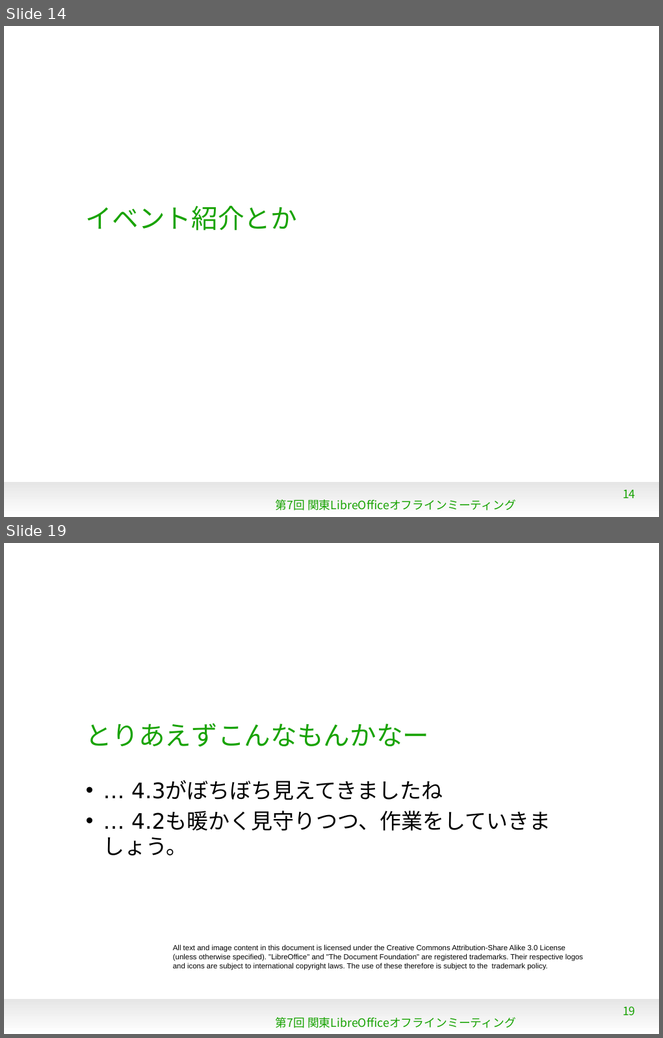
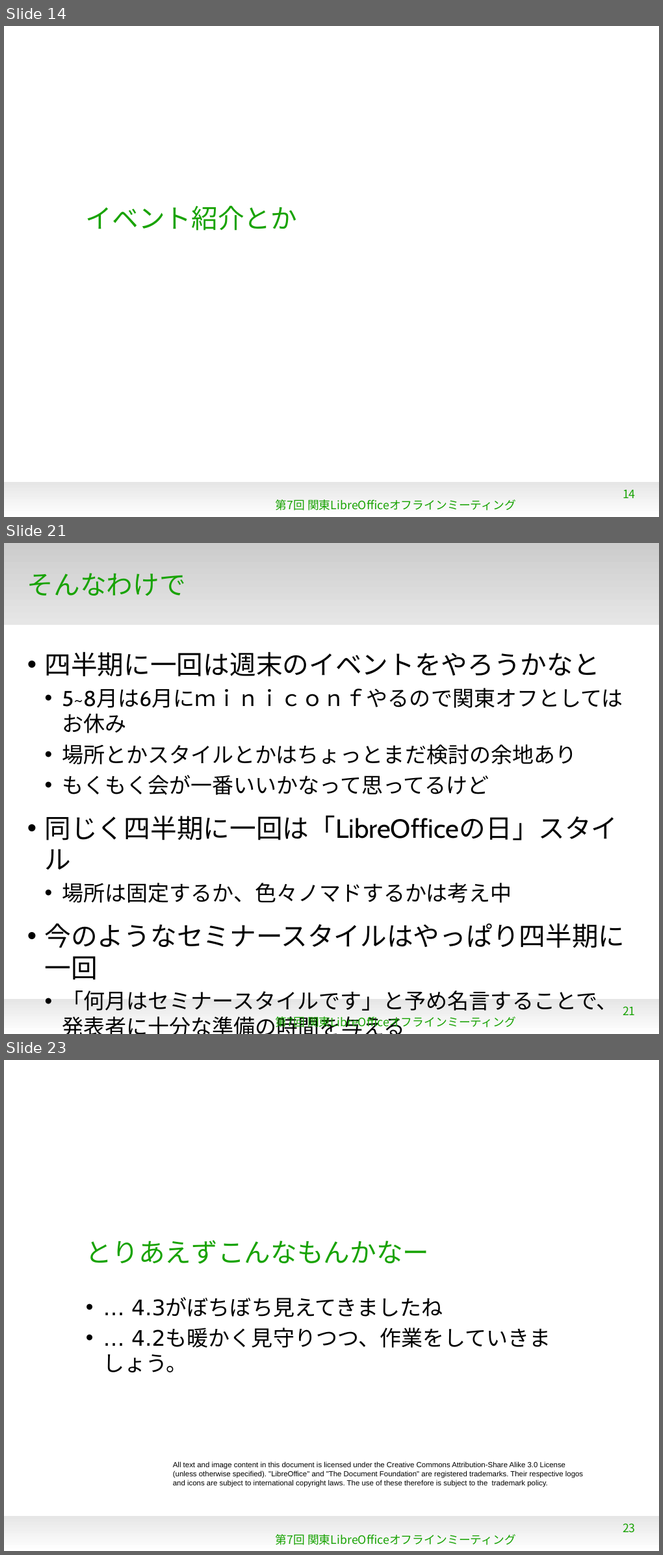
Before and after one commit to naruoga/KantoLibreOffice, a slide deck: May2014/201405news.odp. Shown one above the other, each under a label of ours: slides 14 and 19 before the commit, slides 14, 21 and 23 after it; the slides between them are not shown. The pictures are 663x1038 and 663x1555 pixels, drawn with LibreOffice and Linux fonts; fonts in the diff are those of the drawing; background and template pictures are left out. Boxes give left, top, right and bottom in pixels: in the first picture for what was removed or moved away, otherwise in the second. Text is boxed around its words. In the diff, an @@ line names an element or a change of style, - is before the commit and + after.

Commit message:
May2014/201405news.odp - 関東オフの今後について少し書き直し

```diff
--- a/May2014/201405news.odp
+++ b/May2014/201405news.odp
@@ slide 21 added at bbox=[4, 543, 659, 1034], background #FFFFFF; not listed: 1 template element that a slide beside it also shows @@
@@ rectangle added at bbox=[4, 543, 659, 625], fill gradient #CCCCCC to #E6E6E6 @@
@@ title added at bbox=[27, 573, 186, 596], 32 pt, text #18A303 @@
+そんなわけで
@@ text added at bbox=[45, 652, 625, 1011], 26 pt, text #000000 @@
+• 四半期に一回は週末のイベントをやろうかなと
+  • 5~8月は6月にｍｉｎｉｃｏｎｆやるので関東オフとしてはお休み
+  • 場所とかスタイルとかはちょっとまだ検討の余地あり
+  • もくもく会が一番いいかなって思ってるけど
+• 同じく四半期に一回は「LibreOfficeの日」スタイル
+  • 場所は固定するか、色々ノマドするかは考え中
+• 今のようなセミナースタイルはやっぱり四半期に一回
+  • 「何月はセミナースタイルです」と予め名言することで、発表者に十分な準備の時間を与える
@@ page number added at bbox=[623, 1006, 636, 1016], 14 pt, text #18A303 @@
+21
@@ text added at bbox=[276, 1015, 516, 1031], 14 pt, text #18A303 @@
+第7回 関東LibreOfficeオフラインミーティング
@@ what was slide 19 is now slide 23 @@
@@ page number at bbox=[623, 1523, 636, 1533]: text changed @@
-19
+23
```
Also in this commit, not shown: 13 slides changed, 3 other slides added.
